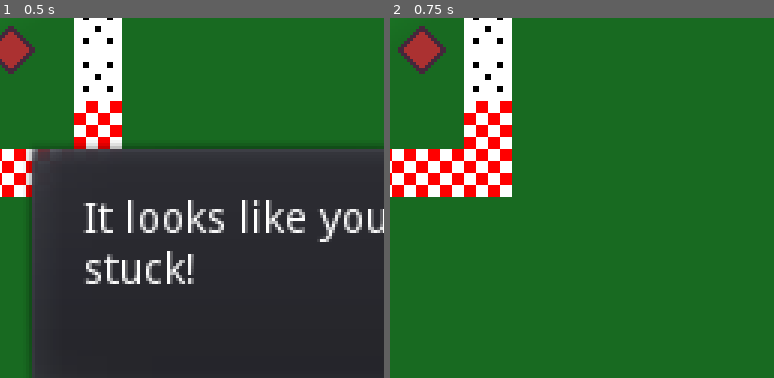
Above: before the commit, frames 1-2 (left to right).
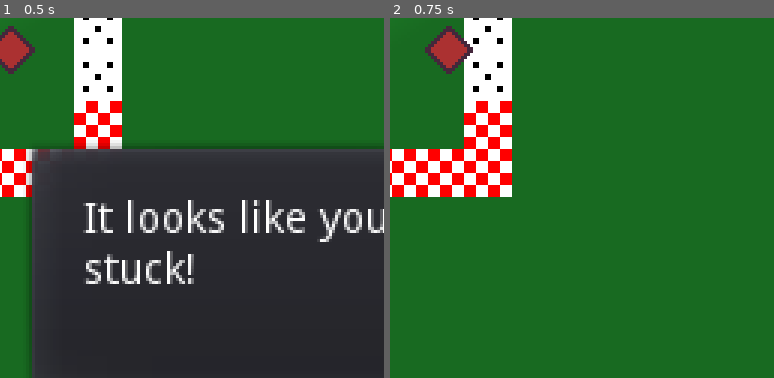
Above: after the commit, the same moments.

Repository: jonathandavidlewis/pair-programming-jam-00
Game: Godot game, scene res://src/Level000.tscn
Same seed, same stepped clock (60 frames per second), same inputs: the game is played once before the commit and once after it.
Inputs:
- Up to frame 1 (0.5 s): no input
- Up to frame 2 (0.75 s): tap Enter (ui_accept) at 0.5 s; hold Right (ui_right) from 0.53 s (still down); hold Enter (ui_accept) from 0.53 s (still down)
The pictures show only the part of the screen within x 15-65%, y 15-65%; the shares and areas given below are measured in that part.

Frame 1 is identical in both runs. In frame 2, 1.6% of the frame differs, in the area x 2-22%, y 2-16%.

Commit message:
refactored player dash

Diff:
--- a/project/src/PlayerChar.gd
+++ b/project/src/PlayerChar.gd
@@ -1,7 +1,7 @@
 extends KinematicBody2D
 
-export(int) var MAX_VELOCITY := 10000
-export(int) var ACCELERATION := 5
+export(int) var MAX_VELOCITY := 200
+export(float) var ACCELERATION := 5.0
 export(float) var DASH_MULTIPLIER := 3.5
 export(int) var DASH_ACCEL_MULT := 10
 export(float) var DASH_WAIT := 1.0
@@ -9,22 +9,29 @@
 var dashing := false
 var velocity := Vector2()
 var can_move := true
+var dash_timeout := false
 
 onready var DEATH_SOUND = $Sound/DeathSound
 
+func _physics_process(delta: float) -> void:
 
-func _physics_process(delta: float) -> void:
 	if !can_move:
 		return
+
 	var target_velocity = get_input_direction() * MAX_VELOCITY
-	velocity = velocity.linear_interpolate(target_velocity, ACCELERATION * delta)
-	var motion = velocity * delta
-	motion = move_and_slide(motion)
-	dash(target_velocity, delta)
+	set_velocity(target_velocity, ACCELERATION, delta)
+
+	get_input_abilities(delta)
+
+	velocity = move_and_slide(velocity)
 
 func _on_Area2D_area_entered(area:Area2D) -> void:
 	if area.is_in_group("Hole"):
 		die()
+
+func get_input_abilities(delta) -> void:
+	if Input.is_action_just_pressed("ui_accept") and can_dash():
+		set_dash_velocity(get_input_direction() * MAX_VELOCITY, ACCELERATION, delta)
 
 func get_input_direction() -> Vector2:
 	var input_direction = Vector2(0, 0)
@@ -40,32 +47,35 @@
 
 	return input_direction.normalized()
 
-func dash(target_velocity, delta):
-	if Input.is_action_just_pressed("ui_accept") and !is_dashing():
-		var motion
-		set_dashing(true)
-		velocity = velocity.linear_interpolate(target_velocity * DASH_MULTIPLIER, ACCELERATION * DASH_ACCEL_MULT * delta)
-		motion = velocity * delta
-		motion = move_and_slide(motion)
+func can_dash() -> bool:
 
-func is_dashing() -> bool:
-	return dashing
+	if dash_timeout == false:
+		return true
 
-func set_dashing(d: bool) -> void:
+	return false
 
-	if d == false:
-		print("not dashing")
-		dashing = d
+func set_dash_velocity(target_velocity, acceleration, delta) -> void:
+	set_dash_timer(true)
+	set_velocity(target_velocity * DASH_MULTIPLIER, acceleration * DASH_ACCEL_MULT, delta)
+
+func set_dash_timer(timer_state: bool) -> void:
+
+	dash_timeout = timer_state
+
+	if timer_state == false:
+		print("you can't dash")
 		return
 
-	dashing = d
-	var dash_timeout = Timer.new()
-	dash_timeout.connect("timeout", self, "set_dashing", [false])
-	dash_timeout.wait_time = DASH_WAIT
-	dash_timeout.one_shot = true
-	add_child(dash_timeout)
-	dash_timeout.start()
+	var dash_timer = Timer.new()
+	dash_timer.connect("timeout", self, "set_dash_timer", [false])
+	dash_timer.wait_time = DASH_WAIT
+	dash_timer.one_shot = true
+	add_child(dash_timer)
+	dash_timer.start()
 	print("dashing...")
+
+func set_velocity(target_velocity, acceleration, delta) -> void:
+	velocity = velocity.linear_interpolate(target_velocity, acceleration * delta)
 
 func die() -> void:
 	DEATH_SOUND.play()
--- a/project/src/PlayerChar.tscn
+++ b/project/src/PlayerChar.tscn
@@ -6,7 +6,7 @@
 
 [node name="PlayerChar" type="KinematicBody2D" groups=["Player"]]
 script = ExtResource( 2 )
-MAX_VELOCITY = 5000
+DASH_MULTIPLIER = 3.2
 
 [node name="CollisionPolygon2D" type="CollisionPolygon2D" parent="."]
 polygon = PoolVector2Array( 7, 0, 0, 7, -7, 0, 0, -7 )
